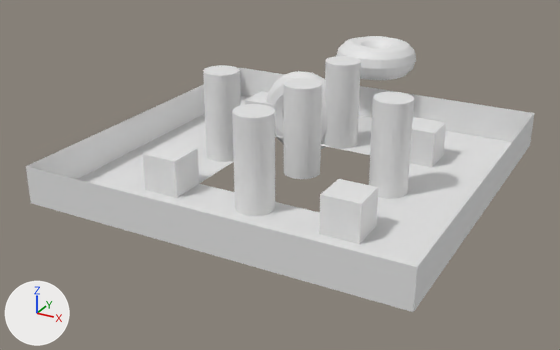
Before and after pictures for a commit that changed the Blender file models/level2.blend.
Before and after are seen from a 50 mm lens placed at (17.7, -34.6, 16.8), pointed at (-1.1, -0.5, -0.2). Arrows for +X, +Y and +Z are at lower left; the lights stay in place.

Objects in the first picture: 'Plane-col'.
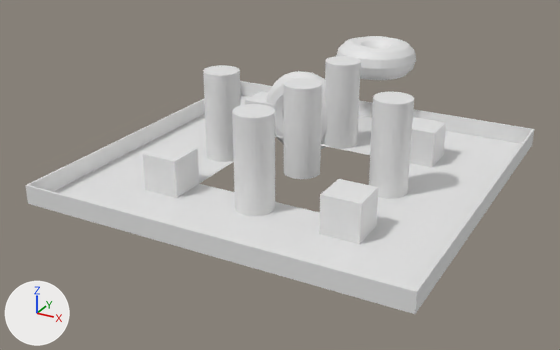
Boxes [x1, y1, x2, y2] around the edits, measured in the pictures (560 x 350 px):
'Plane-col', reshaped
    before: [26, 36, 534, 312]
    after: [25, 36, 534, 314]
part 1 of me_plane, built on
    before: [26, 68, 534, 312]
    after: [25, 81, 534, 314]

What the commit changed:
me_plane is used by ob_plane_col; location (0.0, 0.0, 0.0); scale (10.0, 10.0, 1.0).
me_plane had 1534 vertices, 1670 faces and spanned x -1.0..1.0, y -1.0..1.25, z -1.0..5.0.
me_plane now has 1542 vertices, 1682 faces and spans x -1.01..1.01, y -1.01..1.25, z -1.0..5.0.
Part 1, on me_plane:
4 vertices in x -1.0..1.0, y -1.0..1.0, z 2.0 move by (0.0, 0.0, -1.0).
8 vertices are added at x -1.01..1.01, y -1.01..1.01, z 0.0..1.0.
12 new faces join them.
